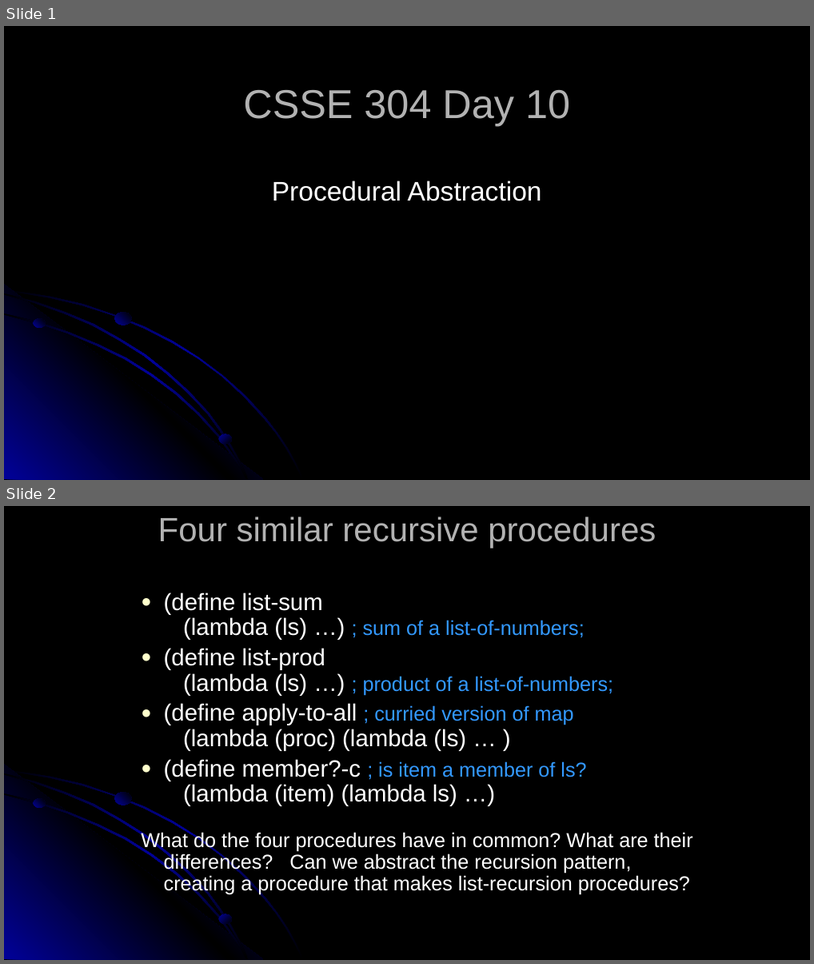
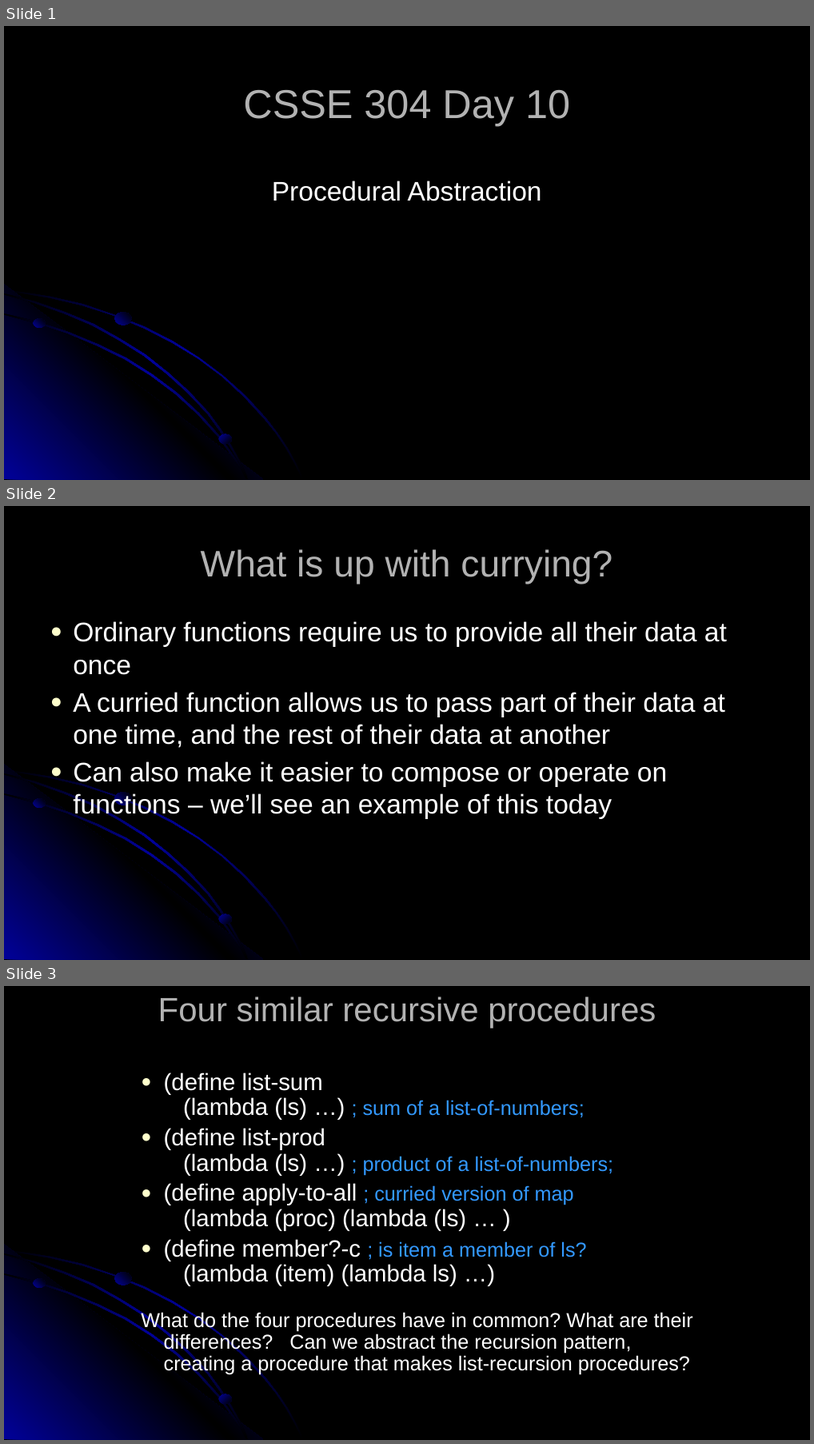
Before and after one commit to RHIT-CSSE/csse304, a slide deck: ClassMaterials/ProceduralAbstraction/10-ProceduralAbstraction-202120.pptx. Shown one above the other, each under a label of ours: slides 1 and 2 before the commit, slides 1, 2 and 3 after it. The pictures are 814x964 and 814x1444 pixels, drawn with LibreOffice and Linux fonts; fonts in the diff are those of the drawing. Boxes give left, top, right and bottom in pixels: in the first picture for what was removed or moved away, otherwise in the second. Text is boxed around its words. In the diff, an @@ line names an element or a change of style, - is before the commit and + after.

```diff
--- a/ClassMaterials/ProceduralAbstraction/10-ProceduralAbstraction-202120.pptx
+++ b/ClassMaterials/ProceduralAbstraction/10-ProceduralAbstraction-202120.pptx
@@ slide 2 added at box(4, 506, 810, 960), background #000000; not listed: 7 template elements that a slide beside it also shows @@
@@ title added at box(201, 549, 613, 584), 44 pt, text #B2B2B2 @@
+What is up with currying?
@@ text added at box(73, 621, 727, 819), 32 pt, text #FFFFFF @@
+● Ordinary functions require us to provide all their data at once
+● A curried function allows us to pass part of their data at one time, and the rest of their data at another
+● Can also make it easier to compose or operate on functions – we’ll see an example of this today
@@ what was slide 2 is now slide 3 @@
```
Also in this commit, not shown: 6 other files.
